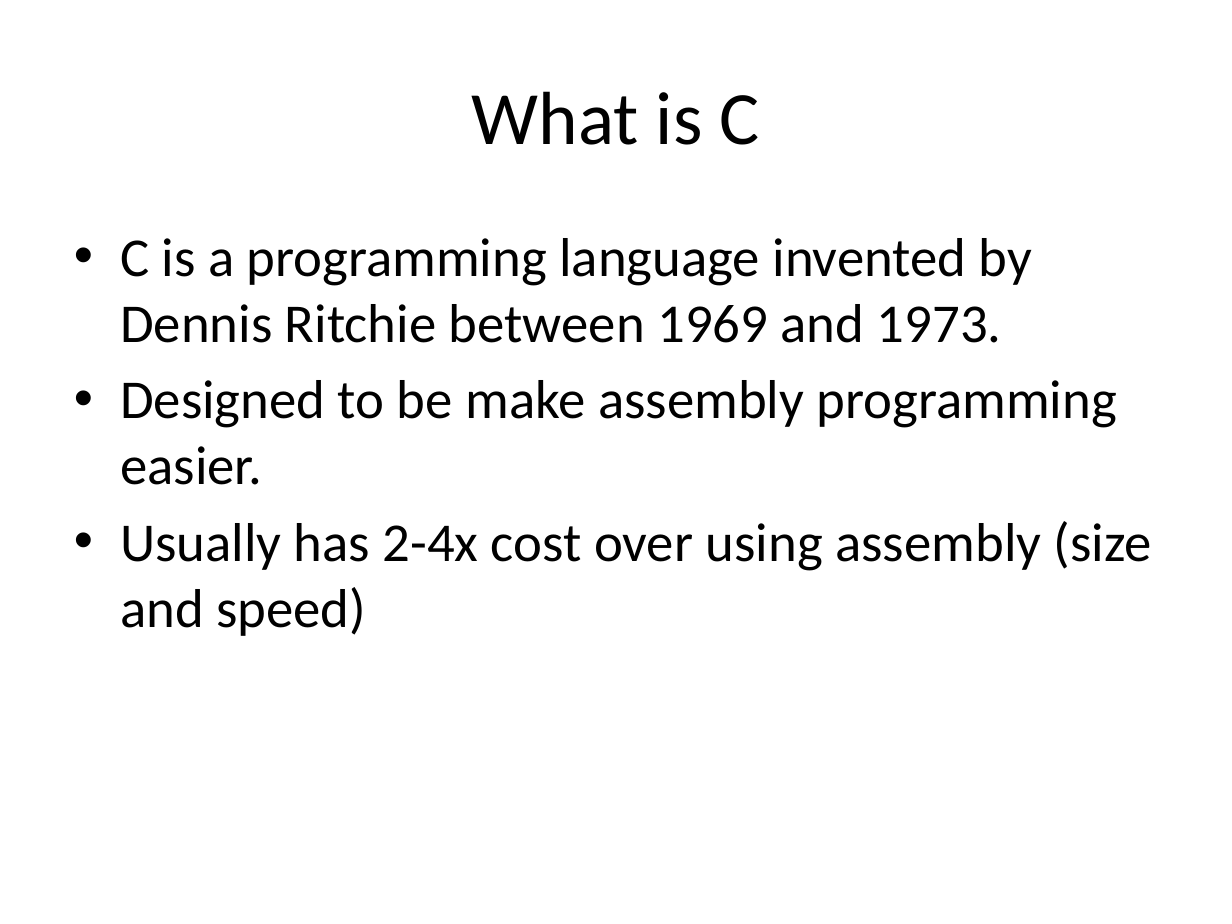
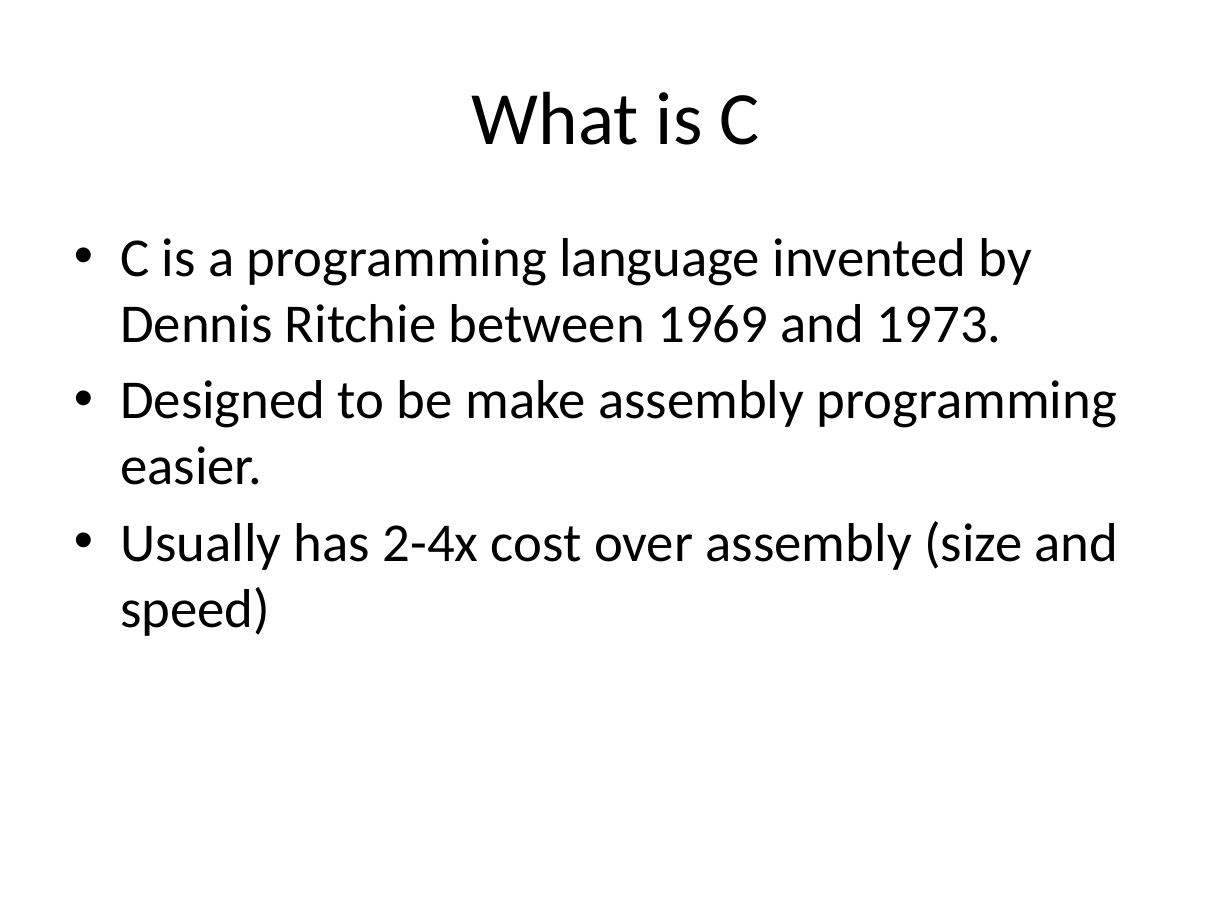
Before and after one commit to trampas/embedded_class, a slide deck: slide 14 of course_material/slides/Introduction to C programming.pptx. Drawn at 1232x924 pixels with LibreOffice and Linux fonts; fonts in the diff are those of the drawing. Boxes give left, top, right and bottom in pixels: in the first picture for what was removed or moved away, otherwise in the second. Text is boxed around its words. In the diff, an @@ line names an element or a change of style, - is before the commit and + after.

```diff
--- a/course_material/slides/Introduction to C programming.pptx
+++ b/course_material/slides/Introduction to C programming.pptx
@@ text at <box>120,521,1119,636</box>: text changed @@
-• Usually has 2-4x cost over using assembly (size and speed)
+• Usually has 2-4x cost over assembly (size and speed)
```
Also in this commit, not shown: 2 other slides changed, 2 other files.
